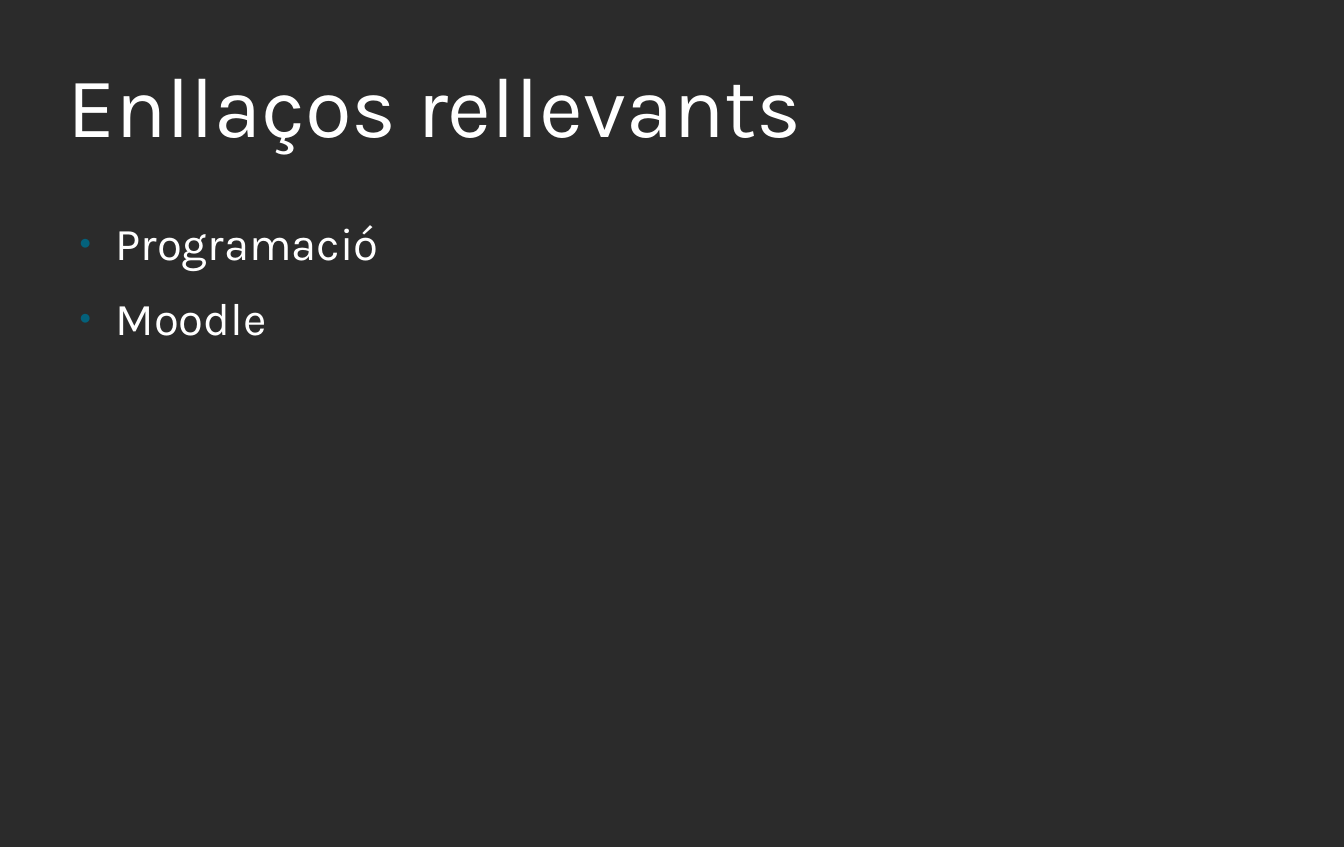
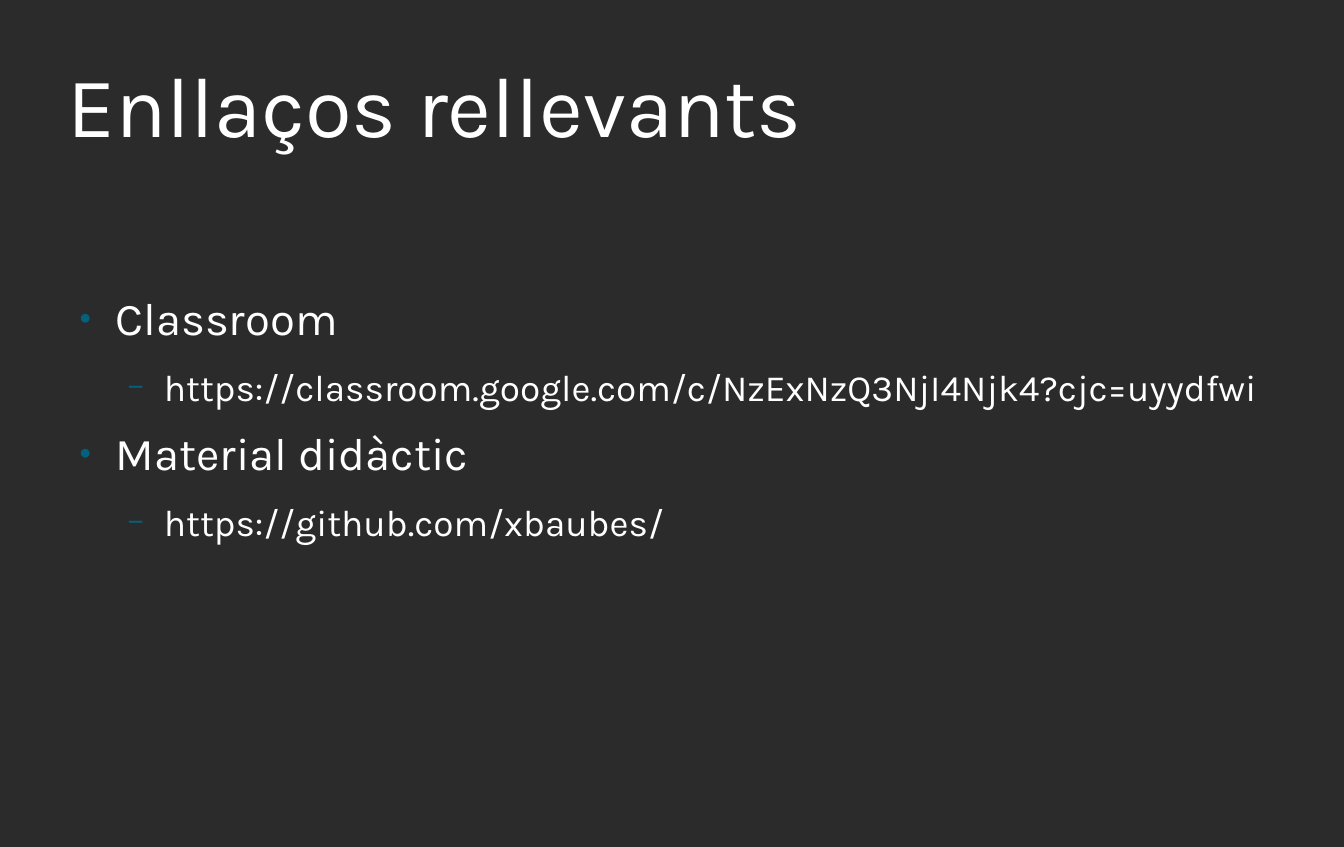
Before and after one commit to xbaubes/xbaubes, a slide deck: slide 7 of Presentacions/[DAW-MP07] Desenvolupament web en entorn servidor.odp. Drawn at 1344x847 pixels with LibreOffice and Linux fonts; fonts in the diff are those of the drawing; background and template pictures are left out; a plain dark background stands for a picture behind light text. Boxes give left, top, right and bottom in pixels: in the first picture for what was removed or moved away, otherwise in the second. Text is boxed around its words. In the diff, an @@ line names an element or a change of style, - is before the commit and + after.

```diff
--- a/Presentacions/[DAW-MP07] Desenvolupament web en entorn servidor.odp
+++ b/Presentacions/[DAW-MP07] Desenvolupament web en entorn servidor.odp
@@ text at (115,304,1256,545): text changed; size 32 to 26 pt @@
-● Programació
-● Moodle
+● Classroom
+  − https://classroom.google.com/c/NzExNzQ3NjI4Njk4?cjc=uyydfwi
+● Material didàctic
+  − https://github.com/xbaubes/
```
Also in this commit, not shown: 5 other slides changed, 1 other file.
